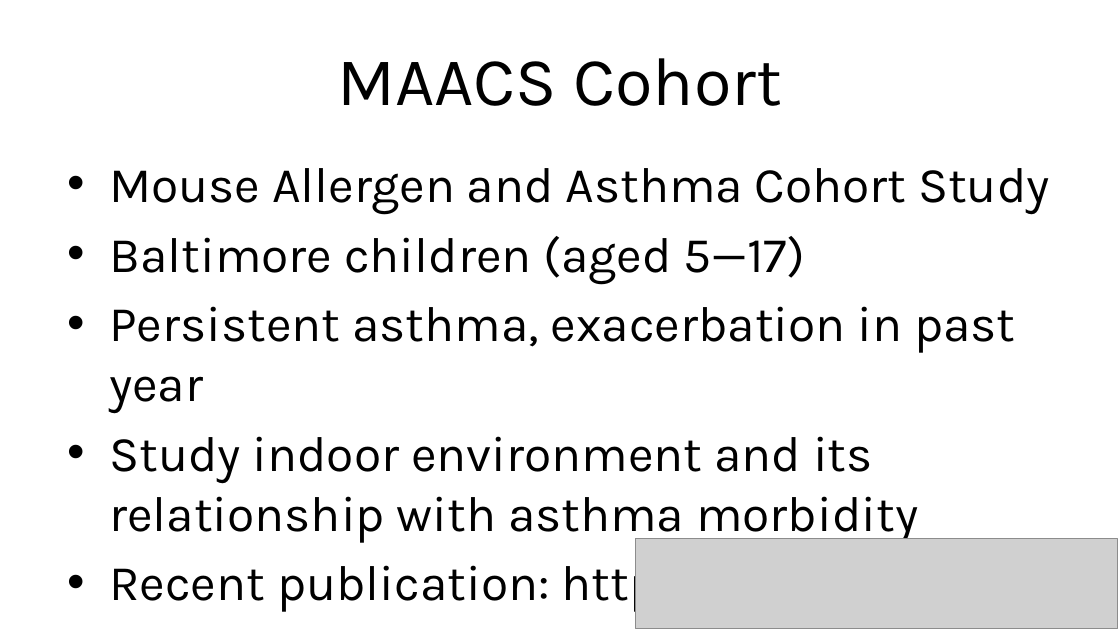
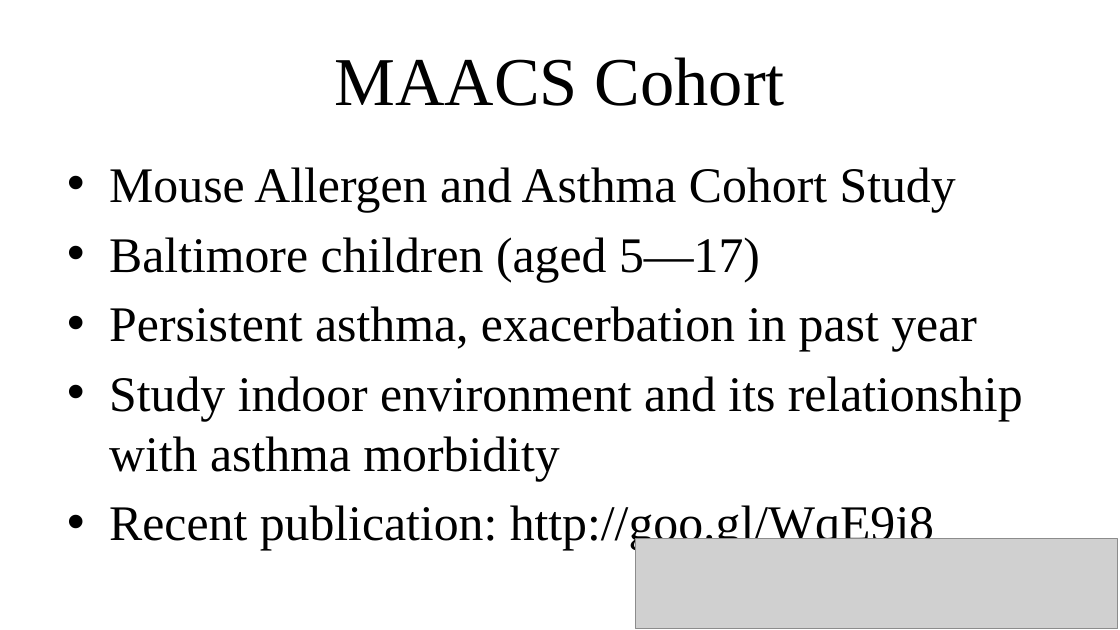
Before and after one commit to asancpt/lecture-tidyverse, a slide deck: slide 30 of docs-presentation/r-programming-week09-shan.pptx. Drawn at 1120x630 pixels with LibreOffice and Linux fonts; fonts in the diff are those of the drawing; grey boxes stand for pictures. Boxes give left, top, right and bottom in pixels: in the first picture for what was removed or moved away, otherwise in the second. Text is boxed around its words. In the diff, an @@ line names an element or a change of style, - is before the commit and + after.

```diff
--- a/docs-presentation/r-programming-week09-shan.pptx
+++ b/docs-presentation/r-programming-week09-shan.pptx
@@ title "MAACS Cohort" at bbox=[334, 57, 785, 106]: font Karla to Times New Roman @@
@@ text "Mouse Allergen and Asthma Cohort ..." at bbox=[109, 167, 1023, 551]: font Karla to Times New Roman @@
```
Also in this commit, not shown: 53 other slides changed, 6 other files.
